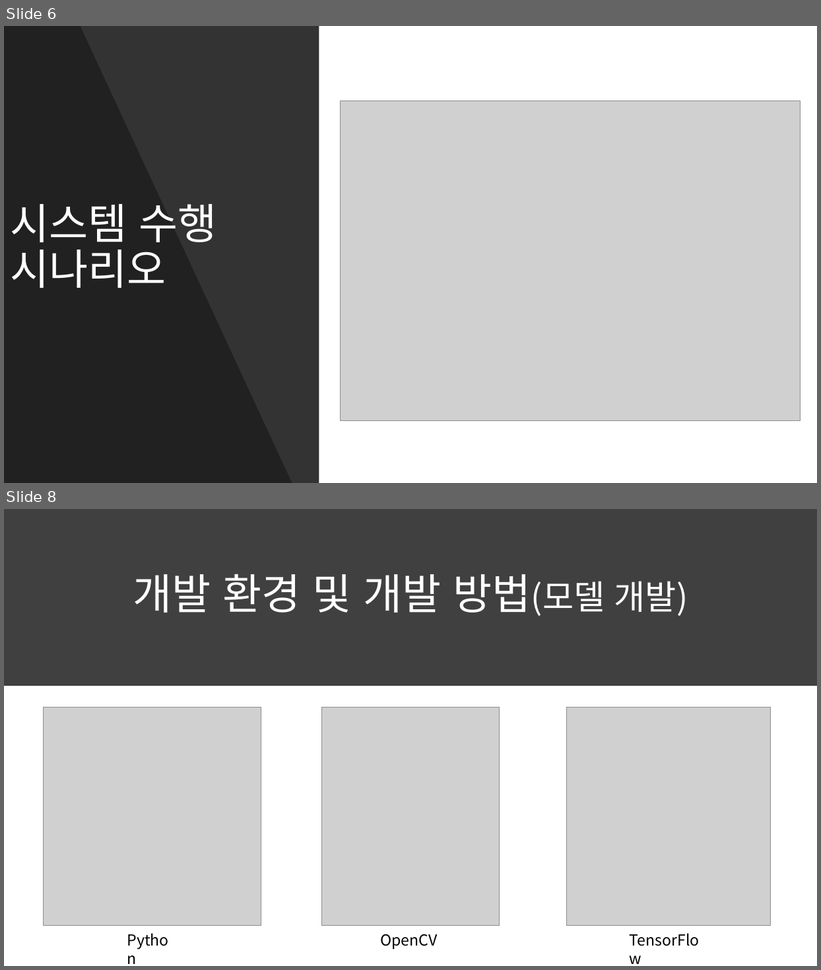
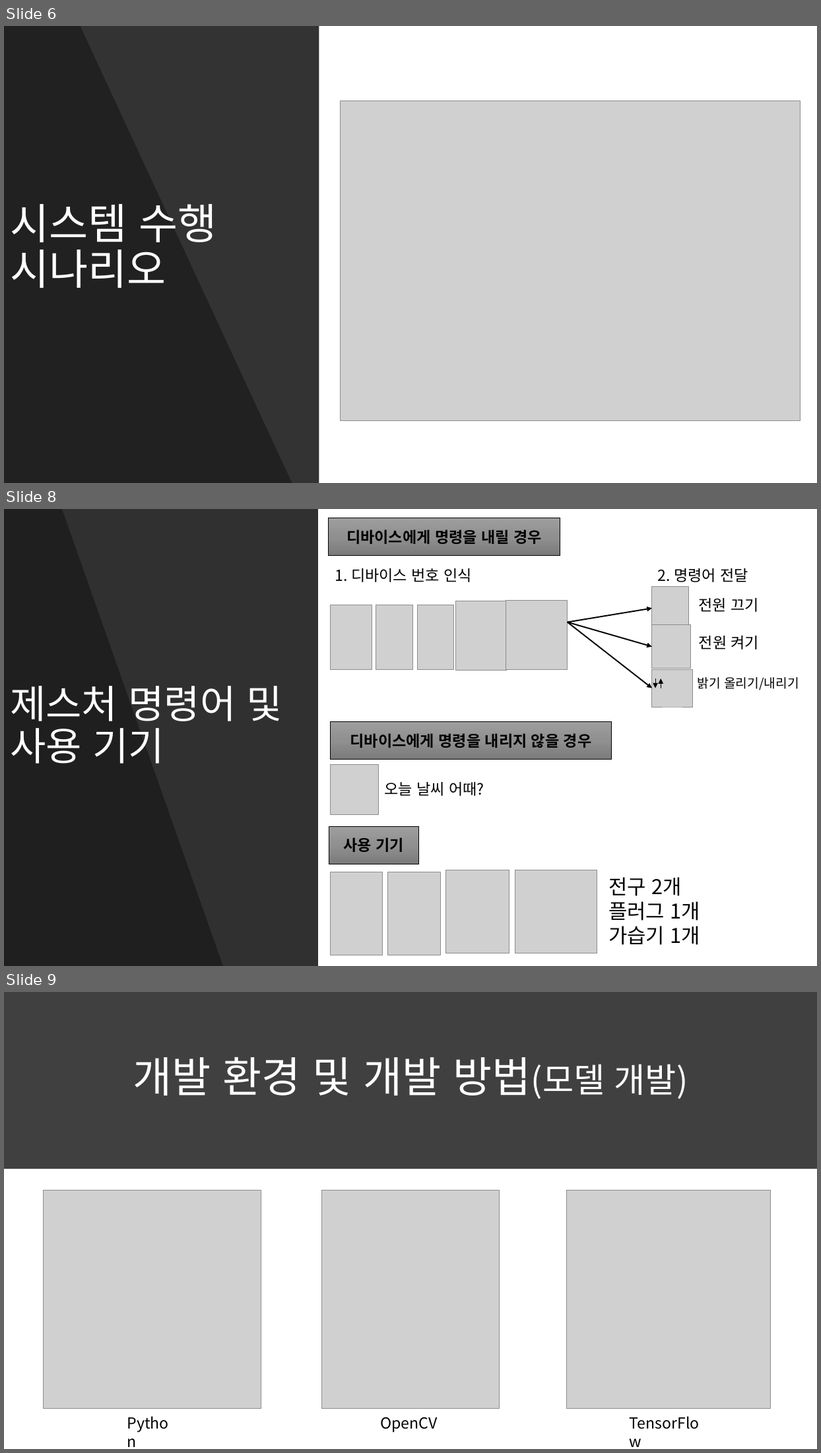
Before and after one commit to kpuce2022CD/Zinzara, a slide deck: document/Zinzara(1차)종합설계_제안서.pptx. Shown one above the other, each under a label of ours: slides 6 and 8 before the commit, slides 6, 8 and 9 after it; the slides between them are not shown. The pictures are 821x970 and 821x1453 pixels, drawn with LibreOffice and Linux fonts; fonts in the diff are those of the drawing; grey boxes stand for pictures. Boxes give left, top, right and bottom in pixels: in the first picture for what was removed or moved away, otherwise in the second. Text is boxed around its words. In the diff, an @@ line names an element or a change of style, - is before the commit and + after.

```diff
--- a/document/Zinzara(1차)종합설계_제안서.pptx
+++ b/document/Zinzara(1차)종합설계_제안서.pptx
@@ slide 8 added at box(4, 509, 817, 966), background #FFFFFF @@
@@ rectangle added at box(4, 509, 318, 966), fill #000000 at 81% opacity @@
@@ freeform shape added at box(4, 509, 223, 966), fill #000000 at 35% opacity @@
@@ rectangle added at box(329, 518, 560, 555), fill gradient #9D9D9D to #909090 to #7C7C7C, outline #000000 0.5 pt, 18 pt, text #000000, bold @@
+디바이스에게 명령을 내릴 경우
@@ text added at box(335, 568, 473, 582), 18 pt, text #000000 @@
+1. 디바이스 번호 인식
@@ picture added at box(652, 586, 689, 630) @@
@@ text added at box(658, 568, 748, 582), 18 pt, text #000000 @@
+2. 명령어 전달
@@ picture added at box(330, 605, 372, 669) @@
@@ picture added at box(376, 605, 413, 669) @@
@@ picture added at box(418, 605, 453, 669) @@
@@ picture added at box(456, 601, 507, 671) @@
@@ picture added at box(506, 601, 568, 670) @@
@@ text added at box(699, 598, 760, 612), 18 pt, text #000000 @@
+전원 끄기
@@ arrow added from (568, 623) to (652, 609), #000000 1.5 pt @@
@@ arrow added from (568, 623) to (652, 647), #000000 1.5 pt @@
@@ arrow added from (568, 623) to (652, 689), #000000 1.5 pt @@
@@ picture added at box(652, 625, 692, 669) @@
@@ text added at box(699, 636, 760, 650), 18 pt, text #000000 @@
+전원 켜기
@@ title added at box(10, 686, 283, 764), 46 pt, text #FFFFFF @@
+제스처 명령어 및
+사용 기기
@@ picture added at box(652, 669, 693, 707) @@
@@ arrow added from (655, 679) to (655, 689), #000000 0.5 pt @@
@@ arrow added from (661, 689) to (661, 679), #000000 0.5 pt @@
@@ text added at box(697, 677, 799, 691), 15 pt, text #000000 @@
+밝기 올리기/내리기
@@ rectangle added at box(330, 722, 612, 759), fill gradient #9D9D9D to #909090 to #7C7C7C, outline #000000 0.5 pt, 18 pt, text #000000, bold @@
+디바이스에게 명령을 내리지 않을 경우
@@ picture added at box(330, 765, 378, 815) @@
@@ text added at box(384, 782, 484, 796), 18 pt, text #000000 @@
+오늘 날씨 어때?
@@ rectangle added at box(329, 827, 418, 864), fill gradient #9D9D9D to #909090 to #7C7C7C, outline #000000 0.5 pt, 18 pt, text #000000, bold @@
+사용 기기
@@ picture added at box(330, 873, 383, 956) @@
@@ picture added at box(388, 873, 441, 956) @@
@@ picture added at box(446, 871, 510, 954) @@
@@ picture added at box(516, 871, 597, 954) @@
@@ text added at box(609, 877, 700, 945), 24 pt, text #000000 @@
+전구 2개
+플러그 1개
+가습기 1개
@@ what was slide 8 is now slide 9 @@
```
Also in this commit, not shown: 5 slides changed, 1 other file.
